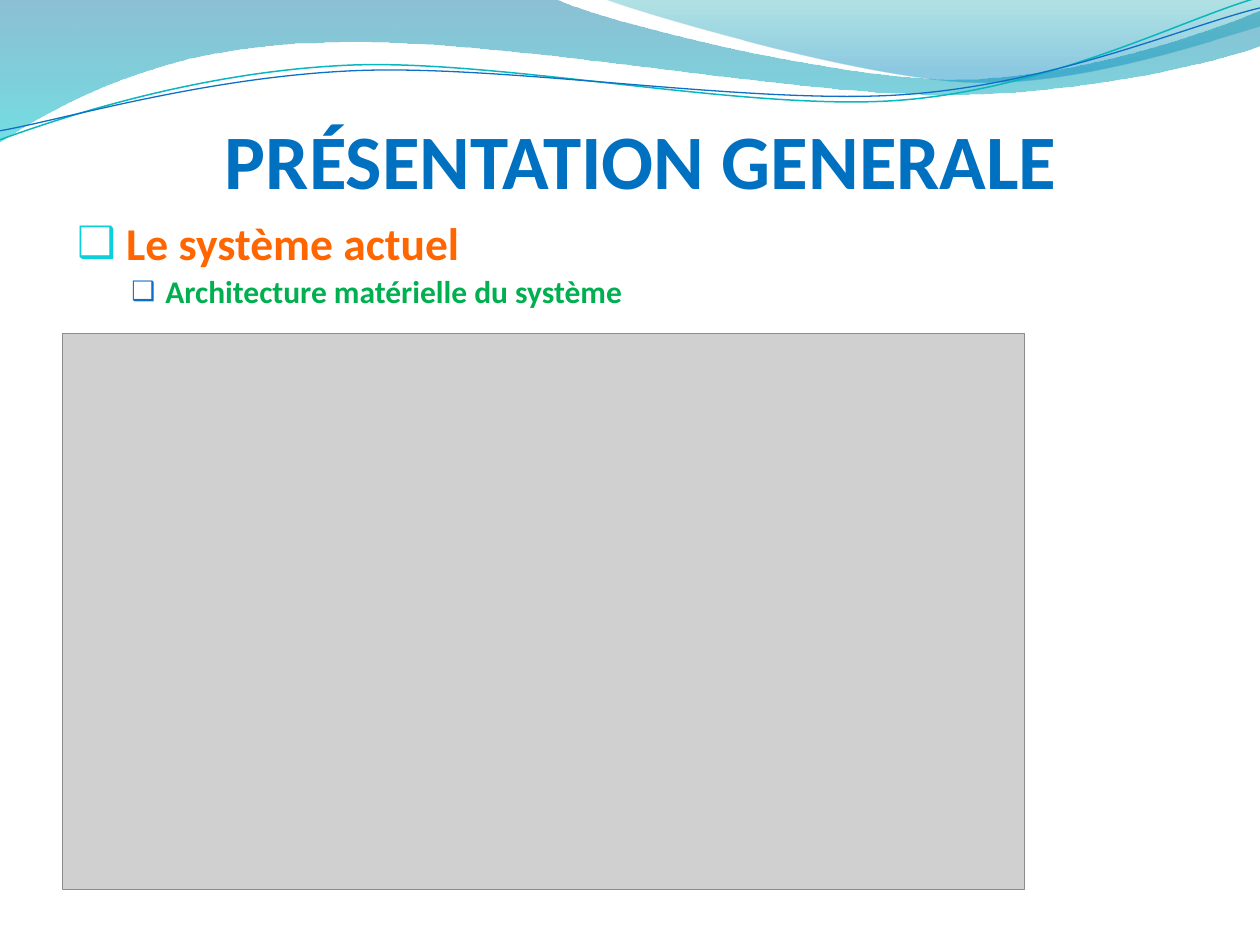
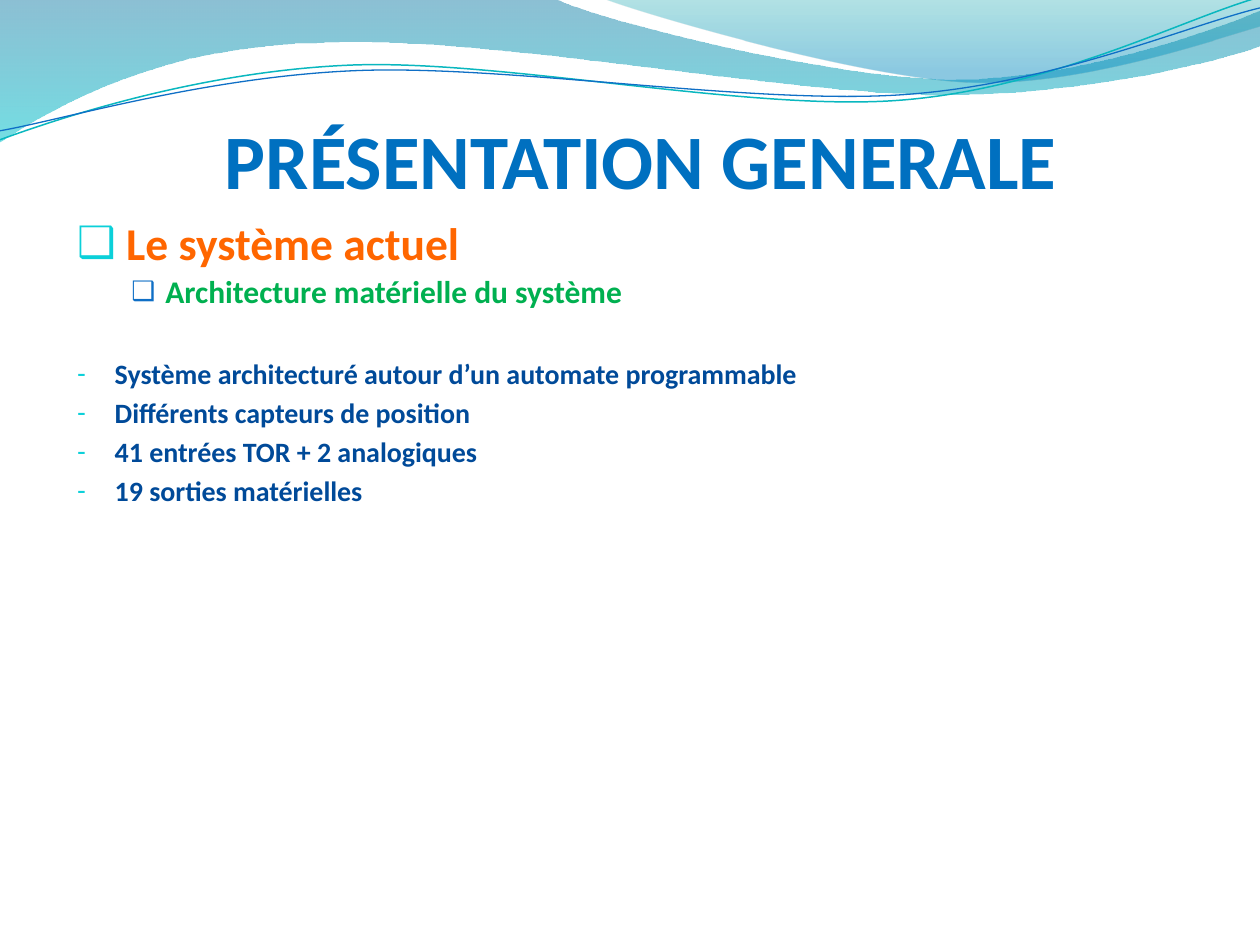
Before and after one commit to hardware/AscenseurPoissons, a slide deck: slide 6 of REVUES/REVUE ANALYSE/RevueAnalysePPT.pptx. Drawn at 1260x945 pixels with LibreOffice and Linux fonts; fonts in the diff are those of the drawing; grey boxes stand for pictures; background and template pictures are left out. Boxes give left, top, right and bottom in pixels: in the first picture for what was removed or moved away, otherwise in the second. Text is boxed around its words. In the diff, an @@ line names an element or a change of style, - is before the commit and + after.

```diff
--- a/REVUES/REVUE ANALYSE/RevueAnalysePPT.pptx
+++ b/REVUES/REVUE ANALYSE/RevueAnalysePPT.pptx
@@ picture removed at bbox=[63, 334, 1026, 890] @@
@@ text at bbox=[115, 364, 797, 502]: paragraphs added @@
+– Système architecturé autour d’un automate programmable
+– Différents capteurs de position
+– 41 entrées TOR + 2 analogiques
+– 19 sorties matérielles
```
Also in this commit, not shown: 7 other slides changed, 4 slides added.
